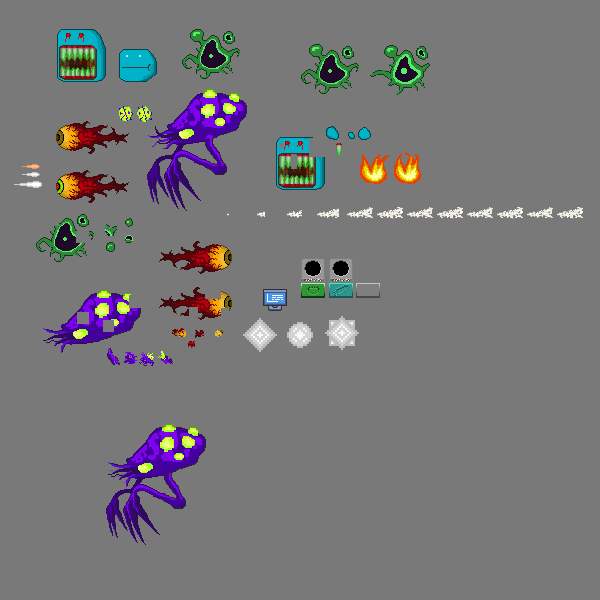
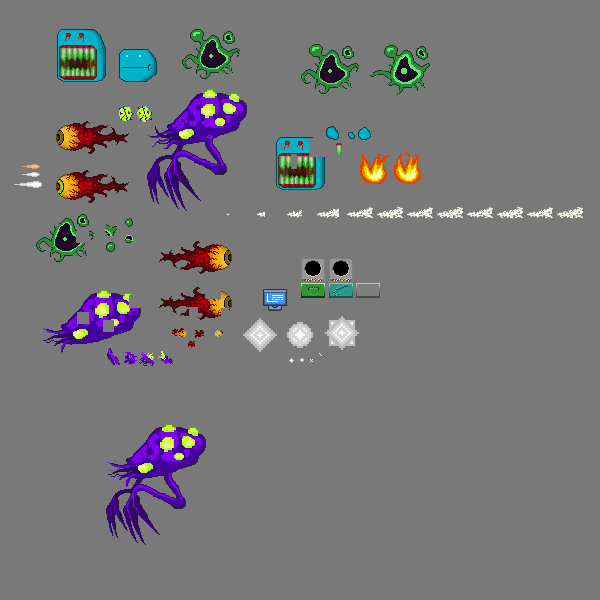
Layered file, before and after one edit (600x600). Changes by layer:
painted on "giblets" over [289, 353, 322, 363]
